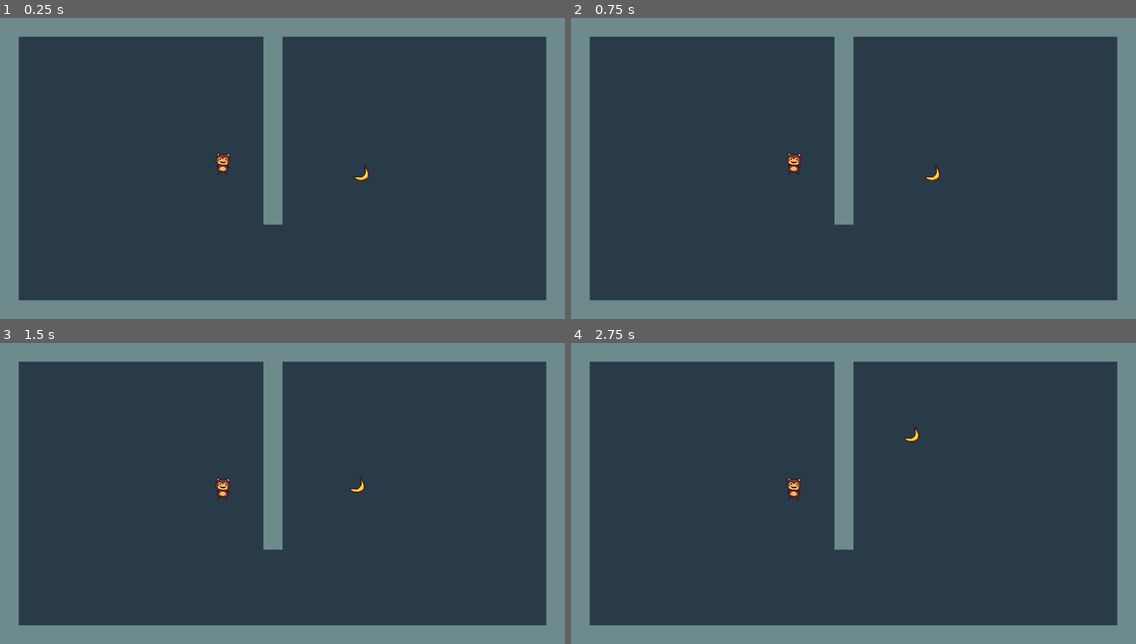
Above: before the commit, frames 1-4 (two rows, left to right).
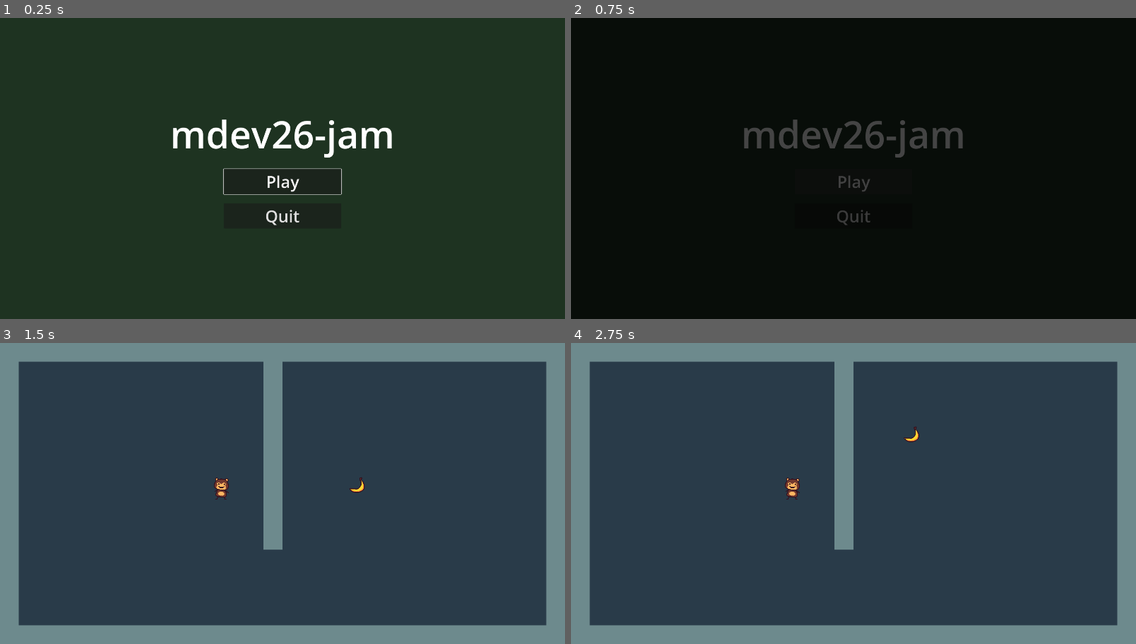
Above: after the commit, the same moments.

Repository: Octoan1/mdev26-jam
Game: Godot game, scene res://ui/title_screen/title_screen.tscn
The game is run twice, just before and just after one commit, with the same random seed, the same clock (stepped at 60 frames per second) and the same inputs. Before the commit the project starts from res://game/game.tscn.
Inputs (mouse positions are in pixels of both pictures, inside the frame that each line leads up to):
- Up to frame 1 (0.25 s): no input
- Up to frame 2 (0.75 s): click (853, 180) at 0.5 s, where only the run after the commit has a clickable "Play"
- Up to frame 3 (1.5 s): drag from (361, 499) to (339, 427) at 1.27 s
- Up to frame 4 (2.75 s): drag from (740, 508) to (910, 433) at 2.02 s

The runs differ from the first frame. In frame 1, 100% of the frame differs, in the area x 0-100%, y 0-100%; in frame 2, 100%; in frame 3, 0.1%; in frame 4, 0.1%.

Commit message:
simple title screen and scene transitioning

Diff:
--- /dev/null
+++ b/autoload/scene_manager.gd
@@ -0,0 +1,57 @@
+extends Node
+## Global scene switcher with a fade to black.
+## Usage: SceneManager.change_scene(SceneManager.GAME)
+## To add a screen, add a constant below with its uid (right-click the scene > Copy UID).
+
+const TITLE := "uid://gywbpgqwxmdi"
+const GAME := "uid://dxnmievu7c8yh"
+
+## seconds for each half of the fade (out, then in)
+@export var fade_time: float = 0.25
+
+var _fade: ColorRect
+var _is_changing: bool = false
+
+
+## Builds the black fade overlay on a CanvasLayer above everything else.
+func _ready() -> void:
+	# keep fading even if the game is paused
+	process_mode = Node.PROCESS_MODE_ALWAYS
+
+	var layer := CanvasLayer.new()
+	layer.layer = 100
+	add_child(layer)
+
+	_fade = ColorRect.new()
+	_fade.color = Color.BLACK
+	_fade.set_anchors_preset(Control.PRESET_FULL_RECT)
+	_fade.modulate.a = 0.0
+	_fade.mouse_filter = Control.MOUSE_FILTER_IGNORE
+	layer.add_child(_fade)
+
+
+## Fades out, swaps to the scene at [param path], and fades back in, ignoring calls made mid-transition.
+func change_scene(path: String) -> void:
+	if _is_changing:
+		return
+	_is_changing = true
+	# block clicks while the screen is covered
+	_fade.mouse_filter = Control.MOUSE_FILTER_STOP
+
+	await _fade_to(1.0)
+	var err: Error = get_tree().change_scene_to_file(path)
+	if err != OK:
+		push_error("SceneManager: couldn't load %s (error %d)" % [path, err])
+	else:
+		await get_tree().scene_changed
+	await _fade_to(0.0)
+
+	_fade.mouse_filter = Control.MOUSE_FILTER_IGNORE
+	_is_changing = false
+
+
+## Tweens the overlay to [param alpha] over [member fade_time] seconds.
+func _fade_to(alpha: float) -> void:
+	var tween: Tween = create_tween()
+	tween.tween_property(_fade, "modulate:a", alpha, fade_time)
+	await tween.finished
--- a/project.godot
+++ b/project.godot
@@ -11,9 +11,13 @@
 [application]
 
 config/name="mdev26-jam"
-run/main_scene="uid://dxnmievu7c8yh"
+run/main_scene="uid://gywbpgqwxmdi"
 config/features=PackedStringArray("4.7", "Forward Plus")
 config/icon="res://icon.svg"
+
+[autoload]
+
+SceneManager="*res://autoload/scene_manager.gd"
 
 [debug]
 
--- /dev/null
+++ b/ui/title_screen/title_screen.gd
@@ -0,0 +1,24 @@
+extends Control
+
+@onready var play_button: Button = %PlayButton
+@onready var quit_button: Button = %QuitButton
+
+
+## Hooks up the buttons, hides Quit on web builds, and focuses Play for keyboard/controller.
+func _ready() -> void:
+	play_button.pressed.connect(_on_play_pressed)
+	quit_button.pressed.connect(_on_quit_pressed)
+
+	# quitting does nothing useful in a browser tab
+	quit_button.visible = not OS.has_feature("web")
+	play_button.grab_focus()
+
+
+## Starts the game.
+func _on_play_pressed() -> void:
+	SceneManager.change_scene(SceneManager.GAME)
+
+
+## Closes the game.
+func _on_quit_pressed() -> void:
+	get_tree().quit()
--- /dev/null
+++ b/ui/title_screen/title_screen.tscn
@@ -0,0 +1,55 @@
+[gd_scene format=3 uid="uid://gywbpgqwxmdi"]
+
+[ext_resource type="Script" path="res://ui/title_screen/title_screen.gd" id="1_title"]
+
+[node name="TitleScreen" type="Control"]
+layout_mode = 3
+anchors_preset = 15
+anchor_right = 1.0
+anchor_bottom = 1.0
+grow_horizontal = 2
+grow_vertical = 2
+script = ExtResource("1_title")
+
+[node name="Background" type="ColorRect" parent="."]
+layout_mode = 1
+anchors_preset = 15
+anchor_right = 1.0
+anchor_bottom = 1.0
+grow_horizontal = 2
+grow_vertical = 2
+color = Color(0.12, 0.2, 0.13, 1)
+
+[node name="CenterContainer" type="CenterContainer" parent="."]
+layout_mode = 1
+anchors_preset = 15
+anchor_right = 1.0
+anchor_bottom = 1.0
+grow_horizontal = 2
+grow_vertical = 2
+
+[node name="VBoxContainer" type="VBoxContainer" parent="CenterContainer"]
+layout_mode = 2
+theme_override_constants/separation = 32
+
+[node name="Title" type="Label" parent="CenterContainer/VBoxContainer"]
+layout_mode = 2
+theme_override_font_sizes/font_size = 128
+text = "mdev26-jam"
+horizontal_alignment = 1
+
+[node name="PlayButton" type="Button" parent="CenterContainer/VBoxContainer"]
+unique_name_in_owner = true
+custom_minimum_size = Vector2(400, 0)
+layout_mode = 2
+size_flags_horizontal = 4
+theme_override_font_sizes/font_size = 56
+text = "Play"
+
+[node name="QuitButton" type="Button" parent="CenterContainer/VBoxContainer"]
+unique_name_in_owner = true
+custom_minimum_size = Vector2(400, 0)
+layout_mode = 2
+size_flags_horizontal = 4
+theme_override_font_sizes/font_size = 56
+text = "Quit"
Not shown, added: autoload/scene_manager.gd.uid
Not shown, added: ui/title_screen/title_screen.gd.uid
Not shown, changed: README.md
Not shown, added: autoload/README.md
